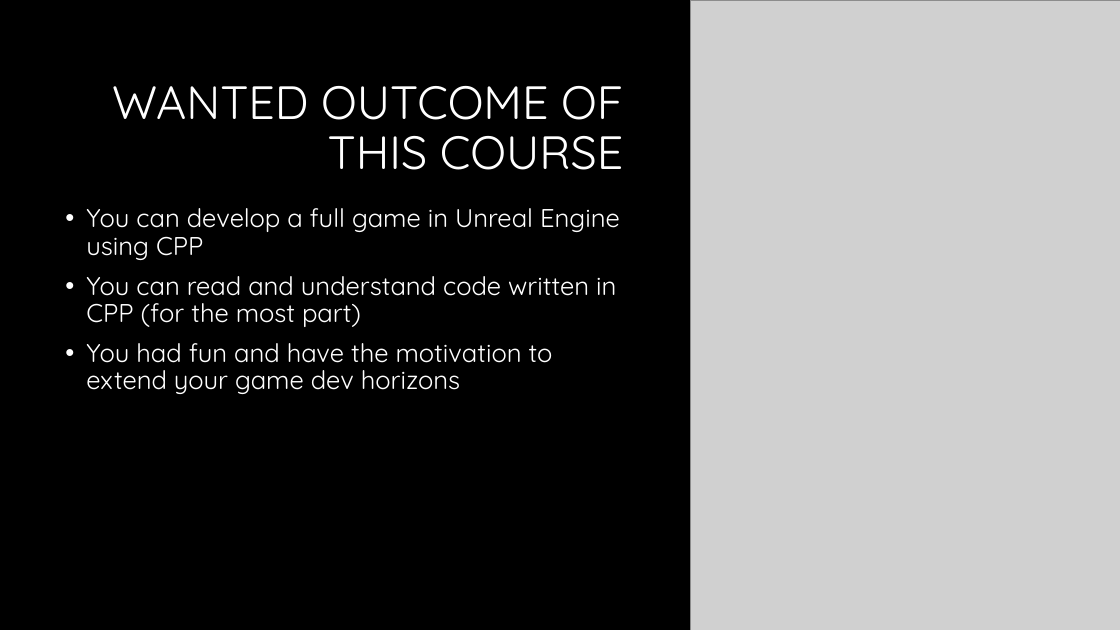
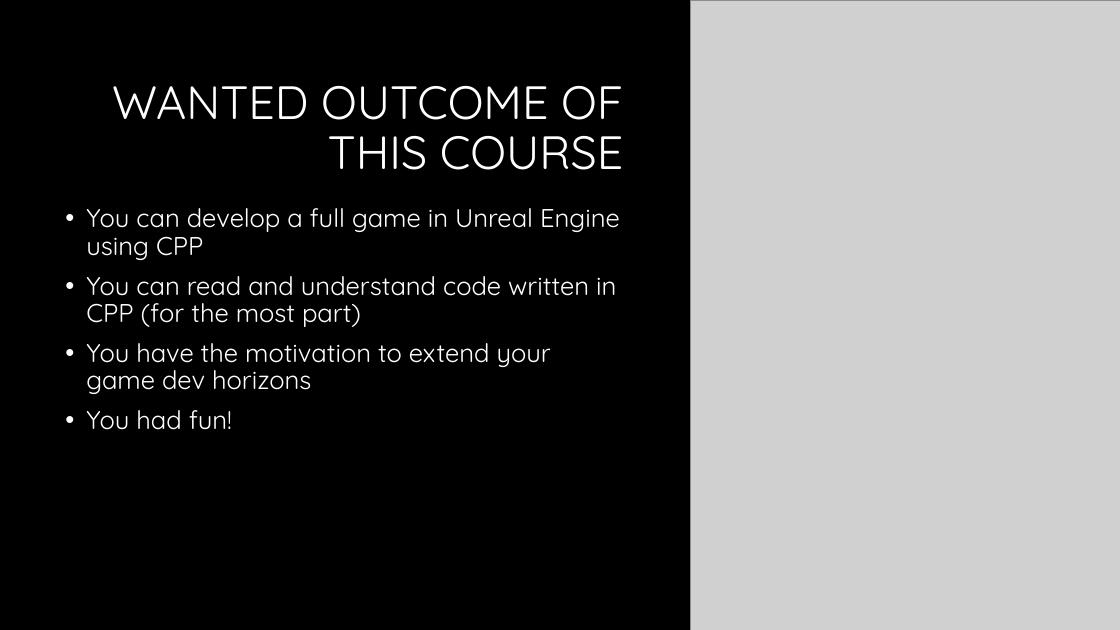
Before and after one commit to shachash1984/Tiltan_UnrealEngineCourse, a slide deck: slide 3 of Classes/Class_1/Introduction.pptx. Drawn at 1120x630 pixels with LibreOffice and Linux fonts; fonts in the diff are those of the drawing; grey boxes stand for pictures; background and template pictures are left out. Boxes give left, top, right and bottom in pixels: in the first picture for what was removed or moved away, otherwise in the second. Text is boxed around its words. In the diff, an @@ line names an element or a change of style, - is before the commit and + after.

```diff
--- a/Classes/Class_1/Introduction.pptx
+++ b/Classes/Class_1/Introduction.pptx
@@ text at bbox=[86, 343, 551, 430]: text changed @@
-• You had fun and have the motivation to extend your game dev horizons
+• You have the motivation to extend your game dev horizons
+• You had fun!
```
Also in this commit, not shown: 1 other slide changed, 1 other file.
